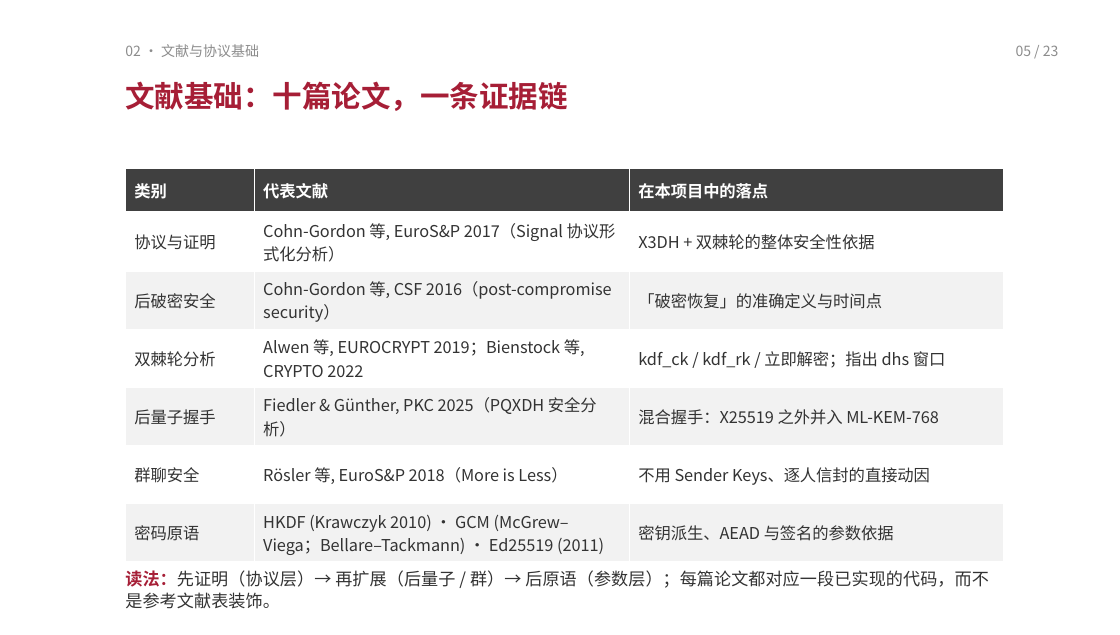
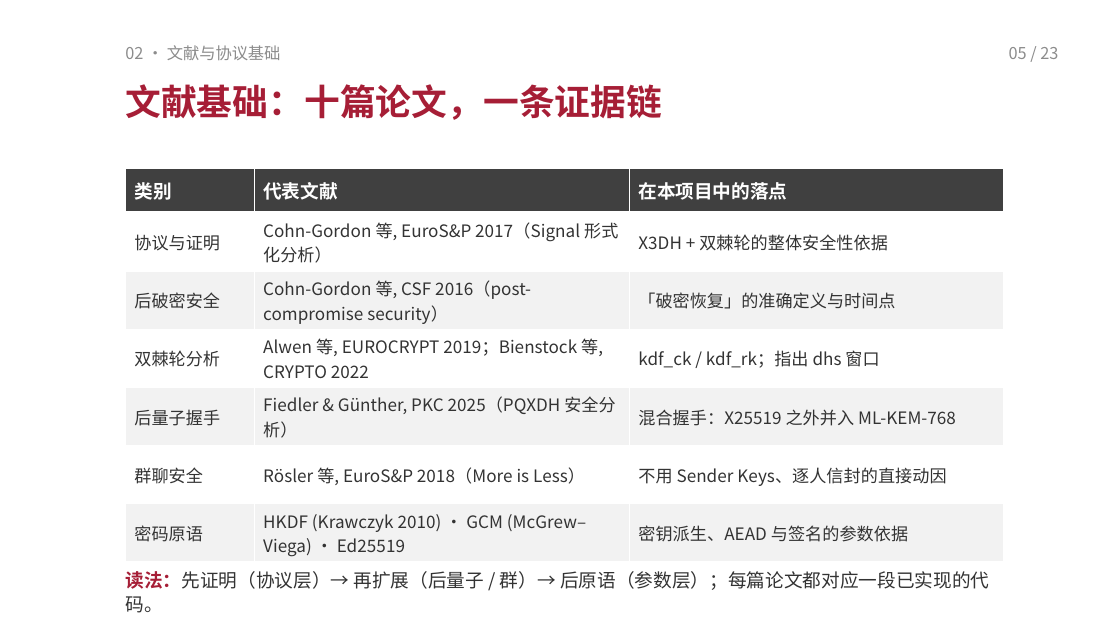
Before and after one commit to TomHaoZi/ECNUchat, a slide deck: slide 5 of 中期汇报/ECNUchat-中期汇报.pptx. Drawn at 1120x635 pixels with LibreOffice and Linux fonts; fonts in the diff are those of the drawing. Boxes give left, top, right and bottom in pixels: in the first picture for what was removed or moved away, otherwise in the second. Text is boxed around its words. In the diff, an @@ line names an element or a change of style, - is before the commit and + after.

Commit message:
PPT 简约大字版：全文精简（每页只留要点）、字号整体放大、标题单行化，图解保留原生形状；速记卡与 README 同步为 23 页，预览 PDF 重新生成

```diff
--- a/中期汇报/ECNUchat-中期汇报.pptx
+++ b/中期汇报/ECNUchat-中期汇报.pptx
@@ text "02 · 文献与协议基础" at [125, 45, 281, 60]: size 9 to 10.5 pt @@
@@ text "05 / 23" at [1009, 47, 1058, 59]: size 9 to 10.5 pt @@
@@ text "文献基础：十篇论文，一条证据链" at [125, 84, 662, 120]: size 19 to 23 pt @@
@@ table at [125, 168, 1004, 562] @@
-row 2, column 2: Cohn-Gordon 等, EuroS&P 2017（Signal 协议形式化分析）
+row 2, column 2: Cohn-Gordon 等, EuroS&P 2017（Signal 形式化分析）
-row 4, column 3: kdf_ck / kdf_rk / 立即解密；指出 dhs 窗口
+row 4, column 3: kdf_ck / kdf_rk；指出 dhs 窗口
-row 7, column 2: HKDF (Krawczyk 2010) · GCM (McGrew–Viega；Bellare–Tackmann) · Ed25519 (2011)
+row 7, column 2: HKDF (Krawczyk 2010) · GCM (McGrew–Viega) · Ed25519
@@ size 10.5 to 12 pt in "类别", "代表文献", "在本项目中的落点" @@
@@ size 10.5 to 11 pt in "协议与证明", "X3DH + 双棘轮的整体安全性依据", "后破密安全", "Cohn-Gordon 等, CSF 2016（post-compromise security）" and 11 more places @@
@@ text at [125, 571, 989, 613]: text changed; size 11 to 12 pt @@
-读法：先证明（协议层）→ 再扩展（后量子 / 群）→ 后原语（参数层）；每篇论文都对应一段已实现的代码，而不是参考文献表装饰。
+读法：先证明（协议层）→ 再扩展（后量子 / 群）→ 后原语（参数层）；每篇论文都对应一段已实现的代码。
```
Also in this commit, not shown: 20 other slides changed, 4 other files.
